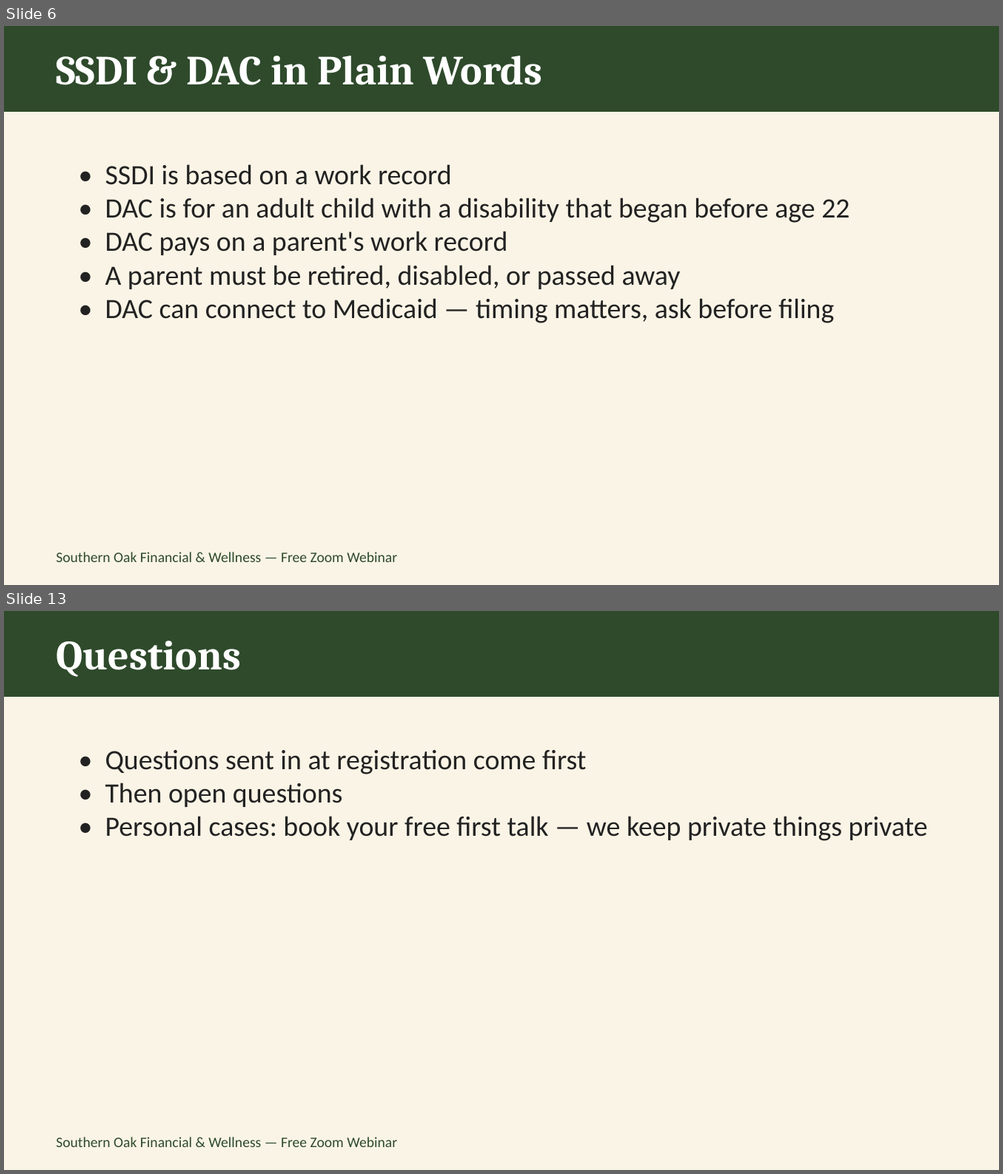
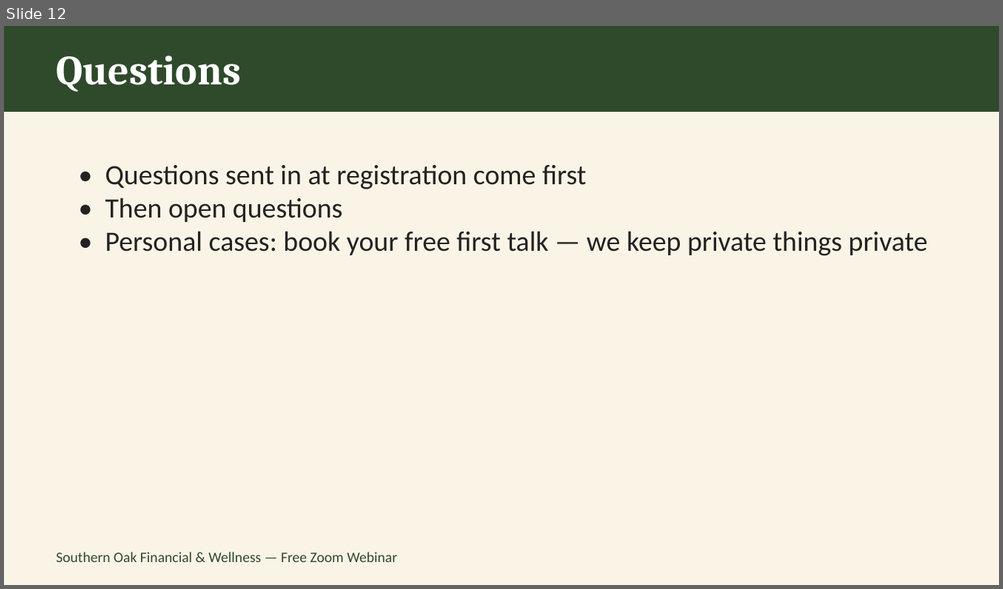
Before and after one commit to southernoakfw-ja/southernoakfw-ja.github.io, a slide deck: assets/Caregiver-Webinar-Nov13.pptx. Shown one above the other, each under a label of ours: slides 6 and 13 before the commit, slide 12 after it; the slides between them are not shown. The pictures are 1003x1174 and 1003x589 pixels, drawn with LibreOffice and Linux fonts; fonts in the diff are those of the drawing. Boxes give left, top, right and bottom in pixels: in the first picture for what was removed or moved away, otherwise in the second. Text is boxed around its words. In the diff, an @@ line names an element or a change of style, - is before the commit and + after.

```diff
--- a/assets/Caregiver-Webinar-Nov13.pptx
+++ b/assets/Caregiver-Webinar-Nov13.pptx
@@ slide 6 removed at (x1=4, y1=26, x2=999, y2=585), background #FFFFFF @@
@@ rectangle removed at (x1=4, y1=26, x2=999, y2=585) @@
@@ rectangle removed at (x1=4, y1=26, x2=999, y2=112) @@
@@ text removed at (x1=56, y1=56, x2=542, y2=85) @@
-SSDI & DAC in Plain Words
@@ text removed at (x1=105, y1=164, x2=849, y2=323) @@
-• SSDI is based on a work record
-• DAC is for an adult child with a disability that began before age 22
-• DAC pays on a parent's work record
-• A parent must be retired, disabled, or passed away
-• DAC can connect to Medicaid — timing matters, ask before filing
@@ text removed at (x1=56, y1=552, x2=397, y2=562) @@
-Southern Oak Financial & Wellness — Free Zoom Webinar
@@ what was slide 13 is now slide 12 @@
```
Also in this commit, not shown: 8 slides changed, 3 slides added, 3 other slides removed, 6 other files.
